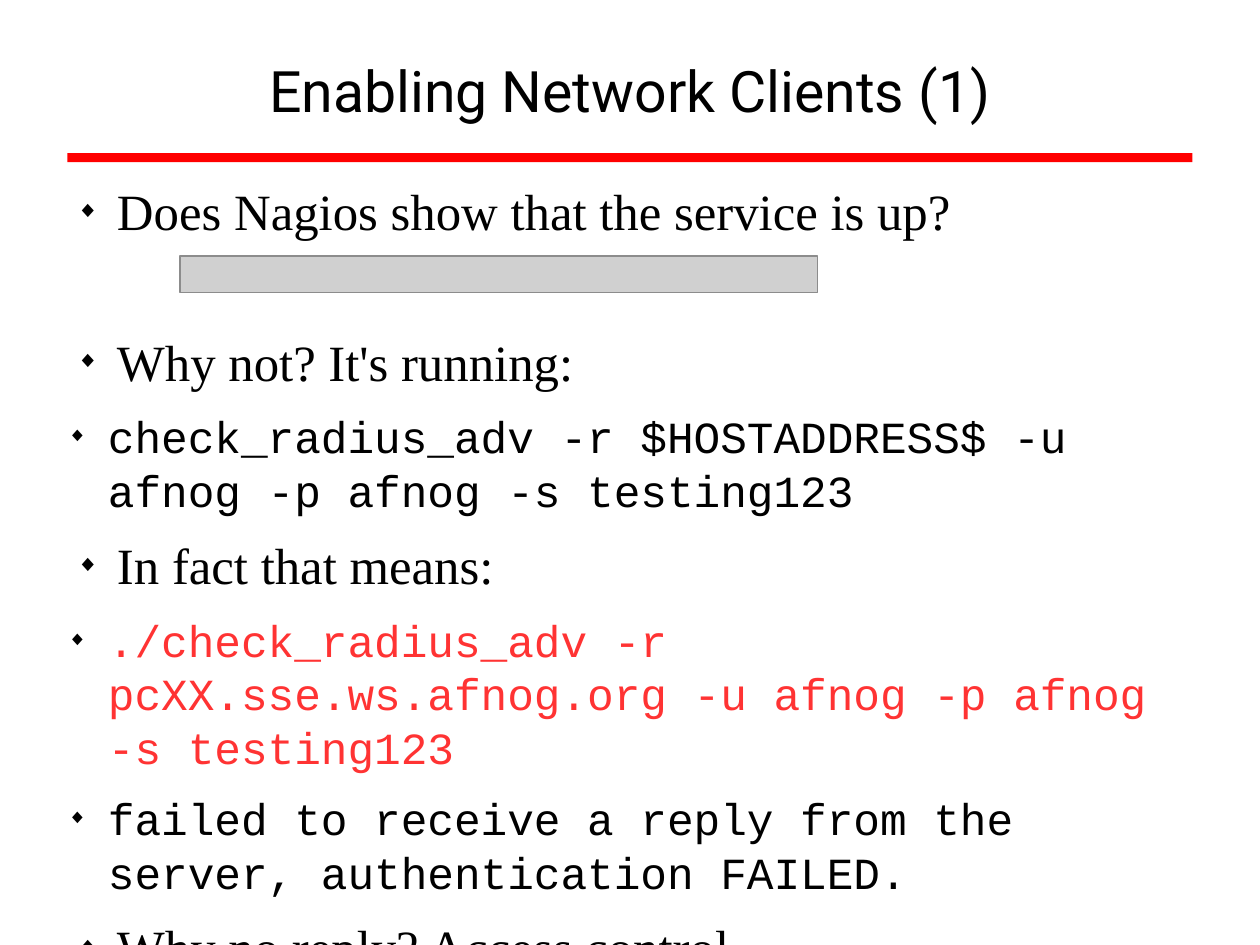
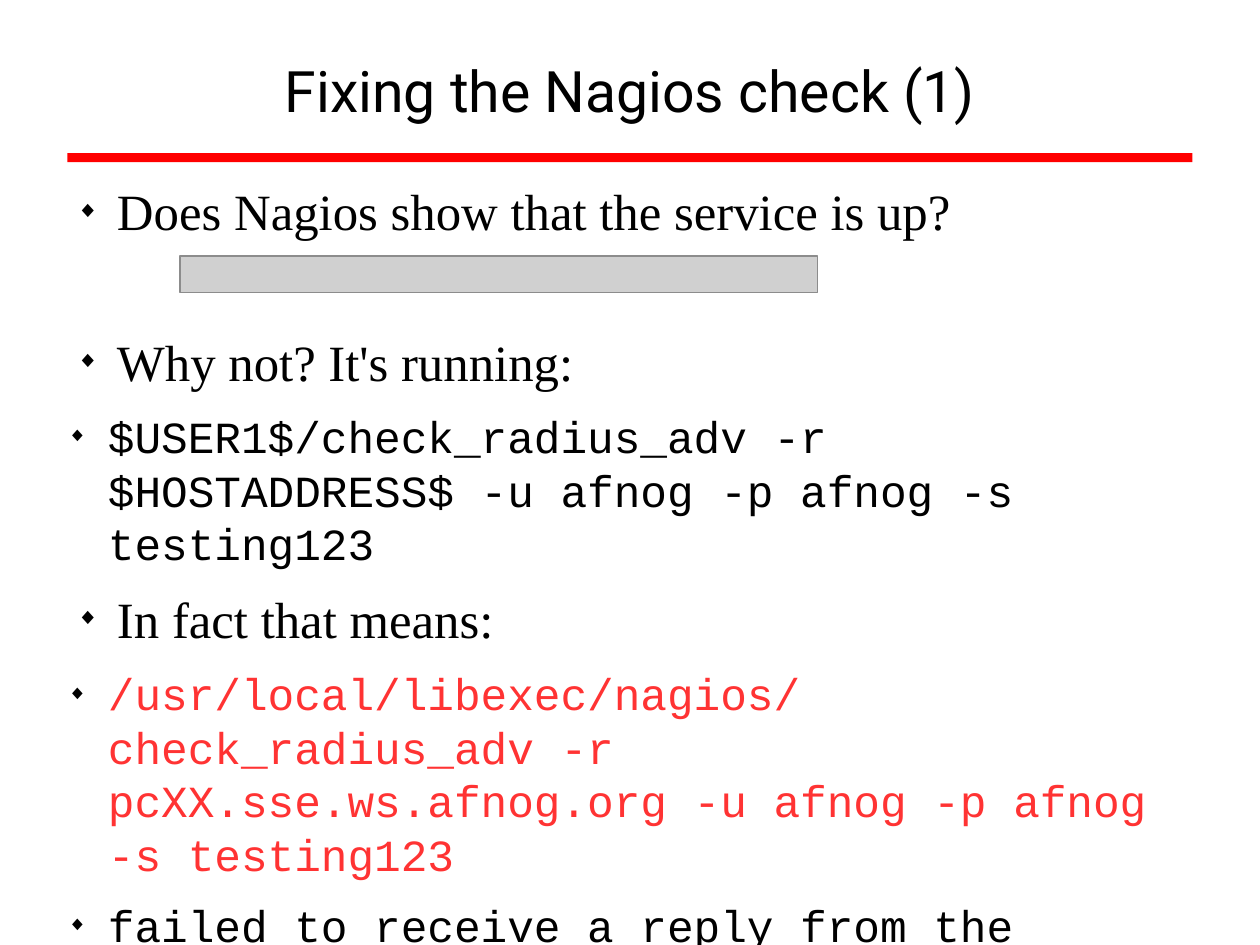
Before and after one commit to afnog/sse, a slide deck: slide 37 of radius/radius_presentation.odp. Drawn at 1260x945 pixels with LibreOffice and Linux fonts; fonts in the diff are those of the drawing; grey boxes stand for pictures; background and template pictures are left out. Boxes give left, top, right and bottom in pixels: in the first picture for what was removed or moved away, otherwise in the second. Text is boxed around its words. In the diff, an @@ line names an element or a change of style, - is before the commit and + after.

```diff
--- a/radius/radius_presentation.odp
+++ b/radius/radius_presentation.odp
@@ title at <box>285,66,974,125</box>: text changed @@
-Enabling Network Clients (1)
+Fixing the Nagios check (1)
@@ text at <box>108,194,1146,945</box>: text changed @@
-◆ Why no reply? Access control.
+◆ Why no reply?
@@ text at <box>108,422,1013,570</box>: text changed @@
-  ◆ check_radius_adv -r $HOSTADDRESS$ -u afnog -p afnog -s testing123
+  ◆ $USER1$/check_radius_adv -r $HOSTADDRESS$ -u afnog -p afnog -s testing123
@@ text at <box>108,679,1146,880</box>: text changed @@
-  ◆ ./check_radius_adv -r pcXX.sse.ws.afnog.org -u afnog -p afnog -s testing123
+  ◆ /usr/local/libexec/nagios/check_radius_adv -r pcXX.sse.ws.afnog.org -u afnog -p afnog -s testing123
```
Also in this commit, not shown: 1 other slide changed, 3 slides added, 1 slide removed, 1 other file.
